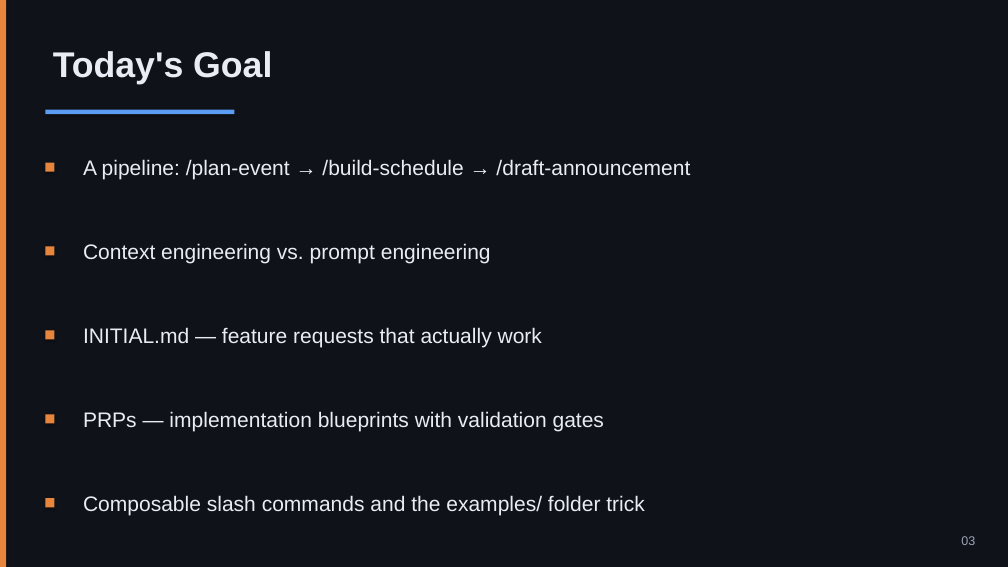
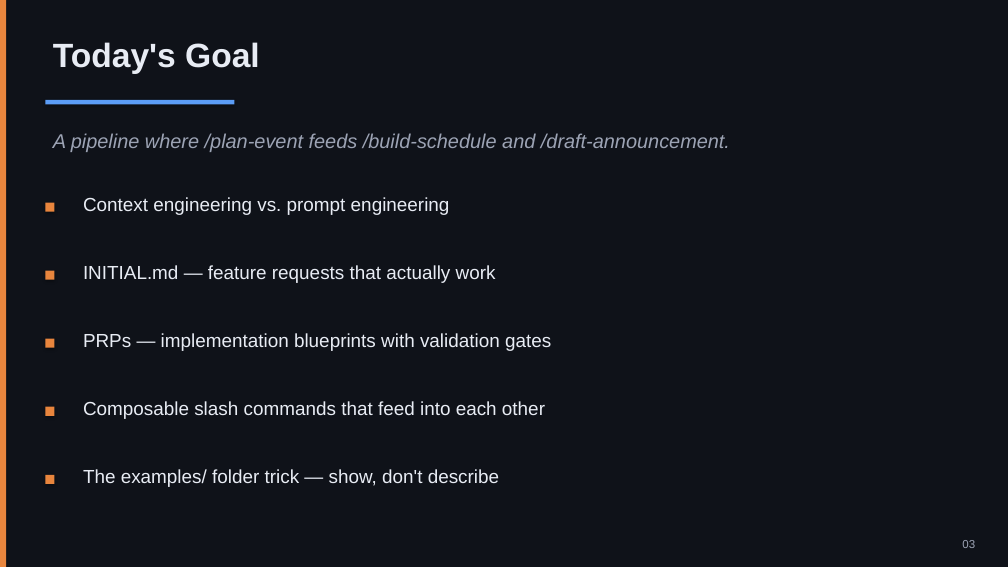
Before and after one commit to nickyeager/tucson-claude-code-meetup, a slide deck: slide 3 of slides/session-2-context-engineering.pptx. Drawn at 1008x567 pixels with LibreOffice and Linux fonts; fonts in the diff are those of the drawing. Boxes give left, top, right and bottom in pixels: in the first picture for what was removed or moved away, otherwise in the second. Text is boxed around its words. In the diff, an @@ line names an element or a change of style, - is before the commit and + after.

```diff
--- a/slides/session-2-context-engineering.pptx
+++ b/slides/session-2-context-engineering.pptx
@@ text "Today's Goal": place and size @@
-text "Today's Goal" at [53,51,272,84]
+text "Today's Goal" at [53,42,260,74]
@@ text "Today's Goal" at [53,42,260,74]: size 34 to 32 pt @@
@@ rectangle: place and size @@
-rectangle at [45,110,234,114]
+rectangle at [45,100,234,104]
@@ text at [53,133,730,152]: text changed; size 20 to 19 pt; text colour #E8ECF4 to #9CA3B4; italic on @@
-A pipeline: /plan-event → /build-schedule → /draft-announcement
+A pipeline where /plan-event feeds /build-schedule and /draft-announcement.
@@ rectangle: place and size @@
-rectangle at [45,163,54,172]
+rectangle at [45,203,54,212]
@@ text "Context engineering vs. prompt engineering": place and size @@
-text "Context engineering vs. prompt engineering" at [83,243,491,264]
+text "Context engineering vs. prompt engineering" at [83,197,450,215]
@@ text "INITIAL.md — feature requests that ...": place and size @@
-text "INITIAL.md — feature requests that ..." at [83,327,542,348]
+text "INITIAL.md — feature requests that ..." at [83,265,496,283]
@@ rectangle: place and size @@
-rectangle at [45,247,54,256]
+rectangle at [45,271,54,280]
@@ size 20 to 18 pt in 3 elements at [83,197,450,215], [83,265,496,283], [83,333,551,351] @@
@@ text "PRPs — implementation blueprints with ...": place and size @@
-text "PRPs — implementation blueprints with ..." at [83,411,604,432]
+text "PRPs — implementation blueprints with ..." at [83,333,551,351]
@@ rectangle: place and size @@
-rectangle at [45,330,54,340]
+rectangle at [45,339,54,348]
@@ rectangle: place and size @@
-rectangle at [45,414,54,423]
+rectangle at [45,407,54,416]
@@ text added at [83,401,545,419], 18 pt, text #E8ECF4 @@
+Composable slash commands that feed into each other
@@ rectangle: place and size @@
-rectangle at [45,498,54,507]
+rectangle at [45,475,54,484]
@@ text at [83,469,499,487]: text changed; size 20 to 18 pt @@
-Composable slash commands and the examples/ folder trick
+The examples/ folder trick — show, don't describe
@@ text "03" at [962,540,975,548]: size 12 to 11 pt @@
```
Also in this commit, not shown: 17 other slides changed, 4 slides added, 4 slides removed, 2 other files.
